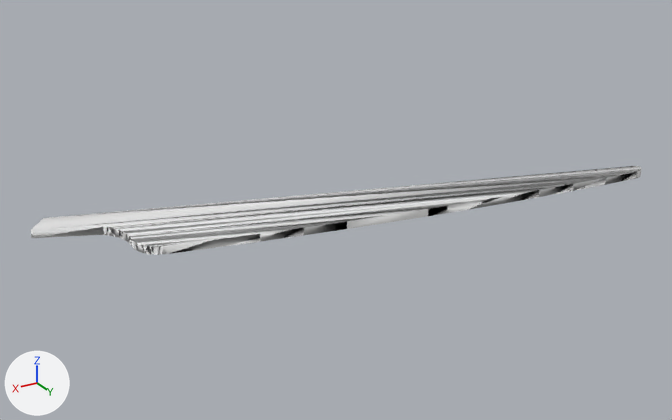
The OBJ model isaacgymenvs/assets/mjcf/scissors/10495/textured_objs/new-3.obj as it was, and as the next commit left it.
Before and after are seen from a 50 mm lens placed at (0.264, 1.243, 0.588), pointed at (-0.473, 0.014, -0.026). The axes (+X, +Y, +Z) are drawn at lower left. The lights are the same throughout. The first picture is the older version. Where no turn or scale is listed for an object, it has been applied to the vertices.

The scene before the commit, as lines of its bpy script (objects in view):
```python
mat_material_0 = principled_material('material-0')
mat_material_0.base_color = (0.8, 0.8, 0.8)  # white #e7e7e7
mat_material_0.roughness = 1.0
me_new_3 = bpy.data.meshes.new('new-3')
me_new_3.from_pydata(...)  # 139 vertices, 249 faces; spans x -1.012..-0.003, y -0.142..0.193, z -0.017..0.0
# faces by material slot: [244, 5]
me_new_3.materials.append(mat_material_0)  # white #e7e7e7
me_new_3.materials.append(mat_material_1)  # white #e7e7e7
ob_new_3 = bpy.data.objects.new('new-3', me_new_3)
ob_new_3.location = (0.0, 0.0, 0.0)
```
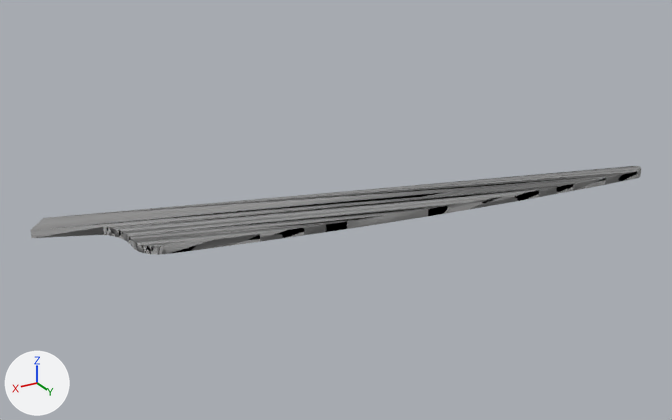
What differs and where, as boxes [x1, y1, x2, y2] in the pictures (672 x 420 px):
```json
{"object": "new-3", "change": "recoloured, surface changed", "before": [30, 166, 641, 255], "after": [30, 166, 641, 255], "on screen": "white to grey"}
```

Scene script edits in JSON lines:
```json
{"op": "set", "path": "mat_material_0.base_color", "old": "(0.8, 0.8, 0.8)", "new": "(0.447, 0.447, 0.447)", "note": "white #e7e7e7 -> grey #b2b2b2"}
{"op": "set", "path": "mat_material_0.metallic", "old": "0.0", "new": "1.0"}
```
